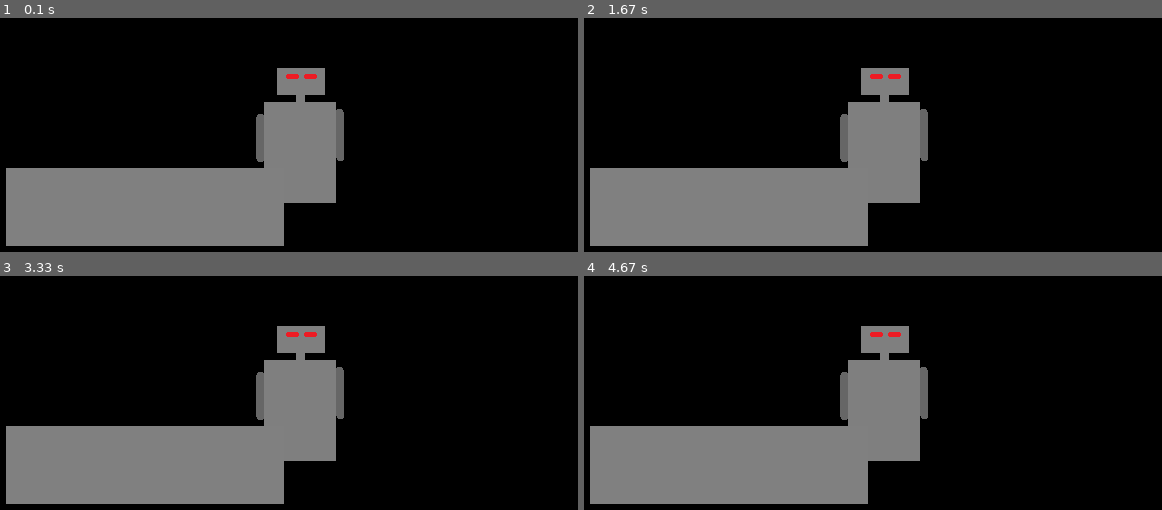
Above: before the commit, frames 1-4 (two rows, left to right).
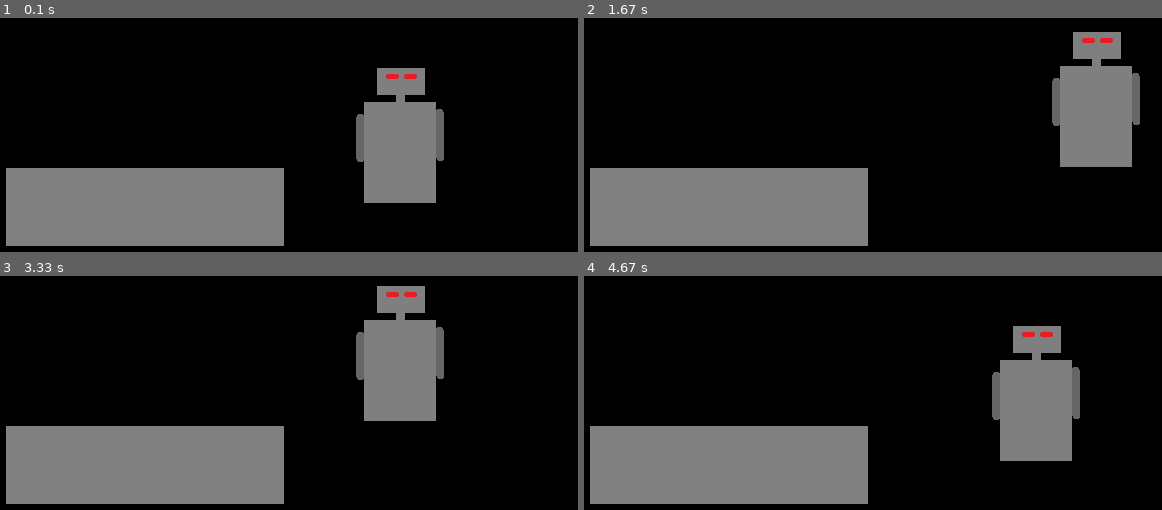
Above: after the commit, the same moments.

Repository: andrew-karppinen/pygame-simple-object
Game: pygame game, started from esimerkki.py
Same seed, same stepped clock (60 frames per second), same inputs: the game is played once before the commit and once after it.
Inputs:
- Up to frame 1 (0.1 s): no input
- Up to frame 2 (1.67 s): hold Right 0.33-0.8 s; hold Up 0.83-1.13 s; hold Right 1.17-1.63 s
- Up to frame 3 (3.33 s): hold Left 1.67-2.2 s; hold Down 2.23-2.53 s; hold Left 2.57-2.97 s; hold Up from 3 s (still down)
- Up to frame 4 (4.67 s): release Up at 3.37 s; hold Right 3.4-4.03 s; hold Down 4.07-4.43 s; hold Left from 4.47 s (still down)

The runs differ from the first frame. In frame 1, 13% of the frame differs, in the area x 44-77%, y 21-80%; in frame 2, 13%; in frame 3, 13%; in frame 4, 13%.

Commit message:
Add files via upload

Diff:
--- a/esimerkki.py
+++ b/esimerkki.py
@@ -14,7 +14,7 @@
 kello = pygame.time.Clock()
 
 
-robotti = Objekti(robottikuva,sijainti_x=300,sijainti_y=100,painovoiman_voimakkuus=0.5,hypyn_voimakkuus=15)
+robotti = Objekti(robottikuva,sijainti_x=400,sijainti_y=100,painovoiman_voimakkuus=0.5,hypyn_voimakkuus=15)
 taso = Objekti(tasokuva,sijainti_x=50,sijainti_y=200)
 
 robotti.LisaaTormays(taso)
@@ -53,7 +53,7 @@
 
 
         if tapahtuma.type == pygame.QUIT: #jos ohjelma suljetaan
-            exit() #lopetetaan ohjelma
+            exit()
 
 
     if oikealle:
@@ -67,7 +67,6 @@
 
 
 
-
     #robotti.Painovoima()
 
     naytto.fill((0,0,0)) #täytetään ruutu mustalla
